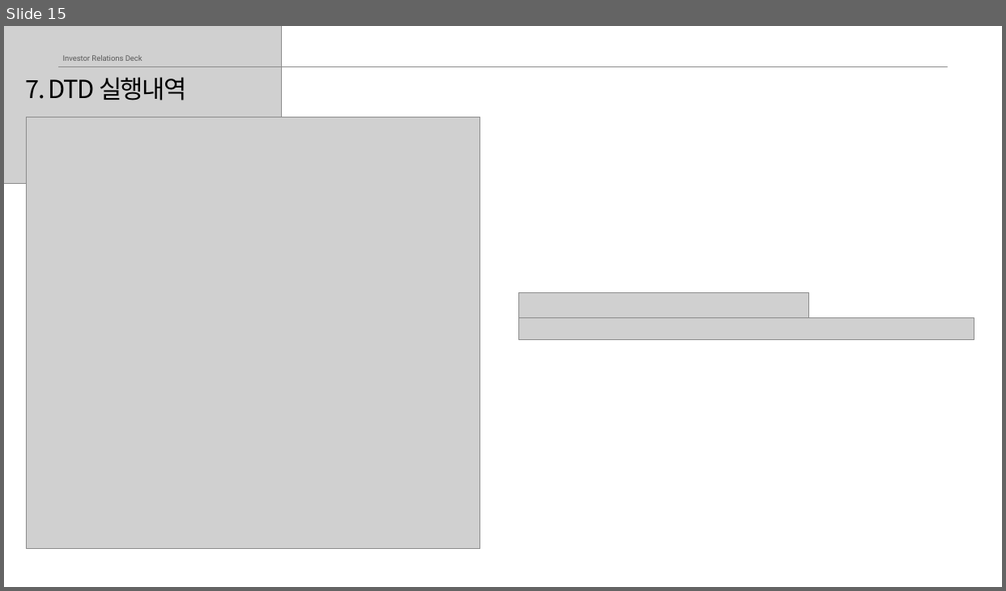
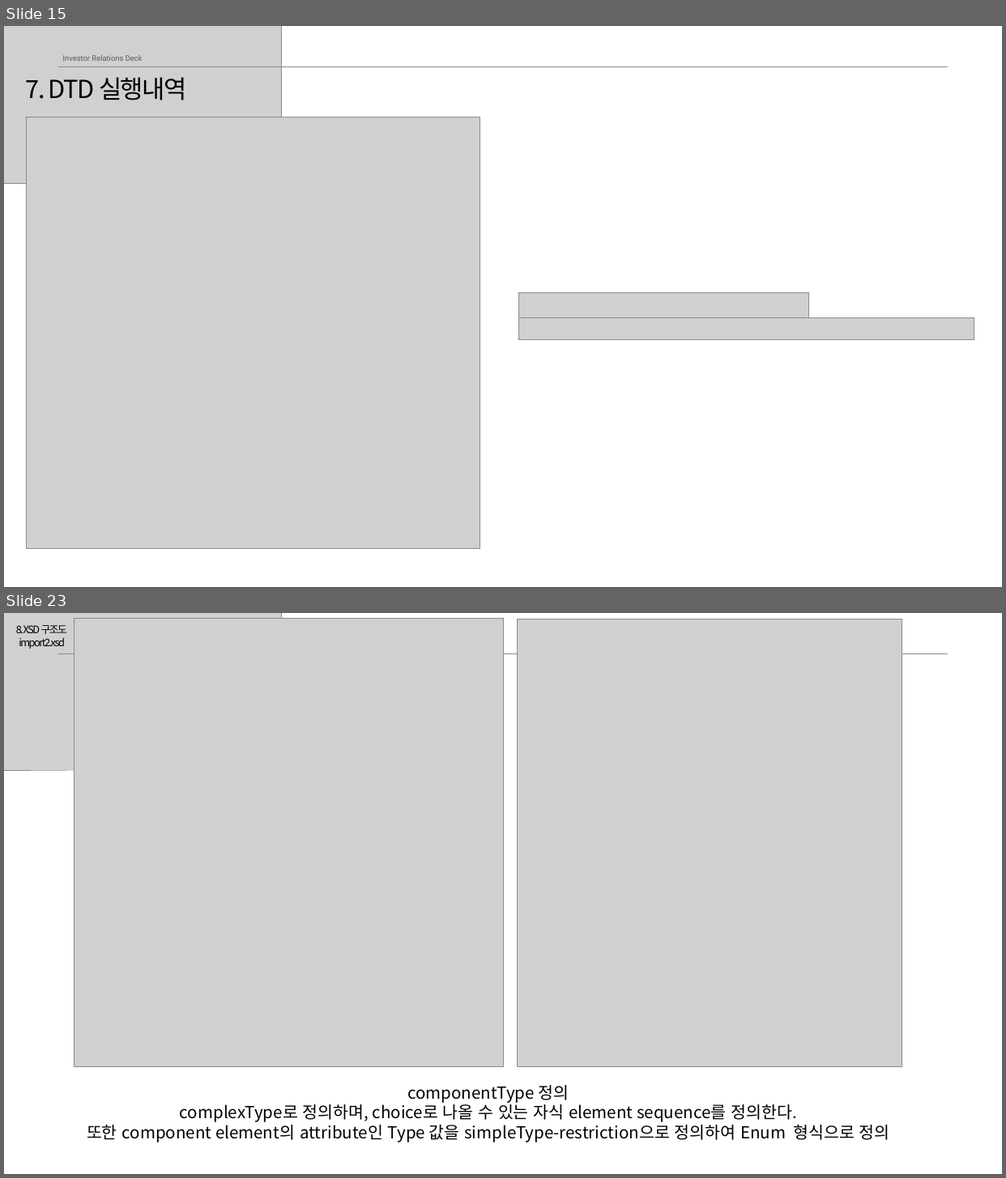
Before and after one commit to BJY029/XML_Miniproject_3D_SceneData_Management, a slide deck: XML_MiniProject3_배준엽_21011627-발표자료.pptx. Shown one above the other, each under a label of ours: slide 15 before the commit, slides 15 and 23 after it; the slides between them are not shown. The pictures are 1006x591 and 1006x1178 pixels, drawn with LibreOffice and Linux fonts; fonts in the diff are those of the drawing; grey boxes stand for pictures. Boxes give left, top, right and bottom in pixels: in the first picture for what was removed or moved away, otherwise in the second. Text is boxed around its words. In the diff, an @@ line names an element or a change of style, - is before the commit and + after.

```diff
--- a/XML_MiniProject3_배준엽_21011627-발표자료.pptx
+++ b/XML_MiniProject3_배준엽_21011627-발표자료.pptx
@@ slide 23 added at [4,613,1002,1174], background #FFFFFF @@
@@ picture added at [4,613,281,770] @@
@@ text added at [16,625,67,634], 20 pt, text #000000 @@
+8. XSD 구조도
@@ picture added at [74,618,503,1067] @@
@@ picture added at [517,619,901,1067] @@
@@ text added at [19,638,65,649], 20 pt, text #000000 @@
+import2.xsd
@@ picture added at [58,653,947,653] @@
@@ text added at [87,1085,890,1143], 32 pt, text #000000 @@
+componentType 정의
+complexType로 정의하며, choice로 나올 수 있는 자식 element sequence를 정의한다.
+또한 component element의 attribute인 Type 값을 simpleType-restriction으로 정의하여 Enum 형식으로 정의
```
Also in this commit, not shown: 1 slide changed, 8 other slides added, 2 other files.
